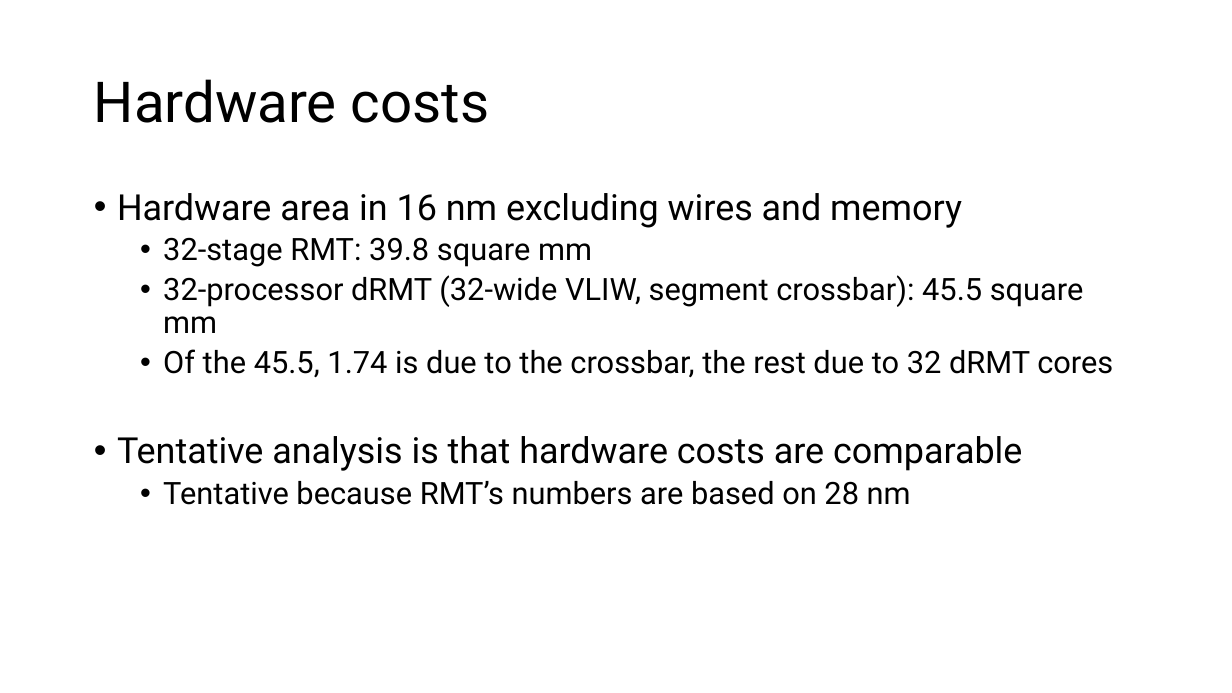
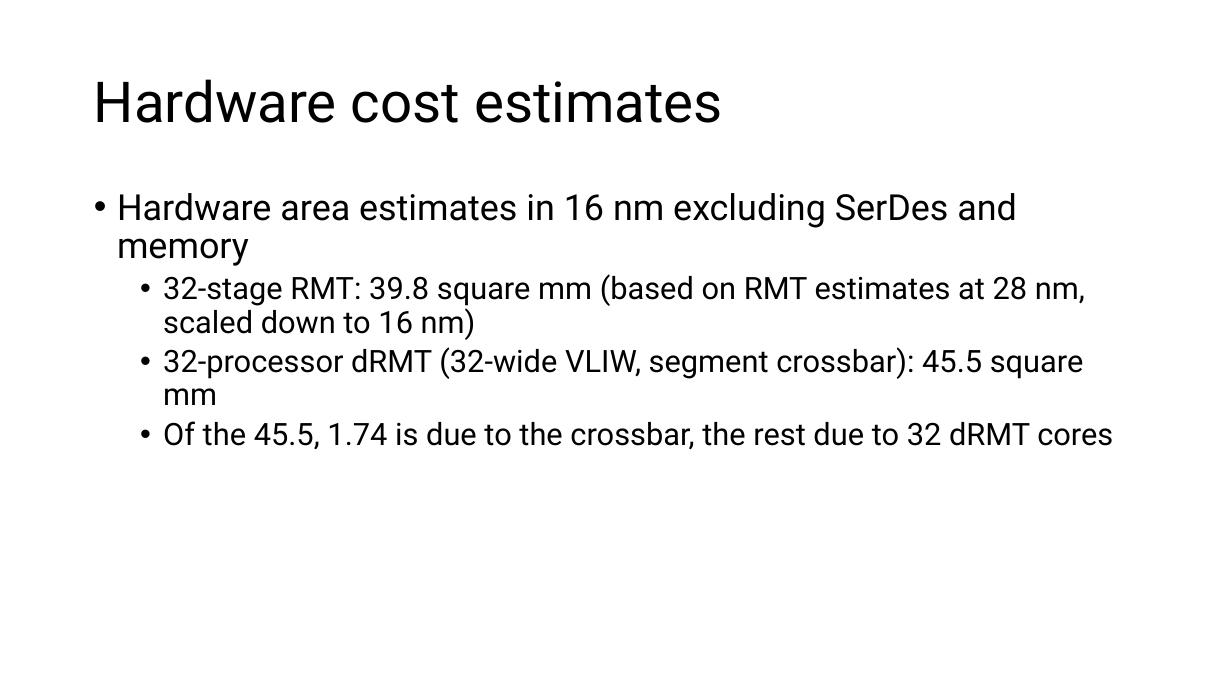
Before and after one commit to anirudhSK/drmt_talk, a slide deck: slide 33 of drmt.pptx (slide 34 before the commit). Drawn at 1232x693 pixels with LibreOffice and Linux fonts; fonts in the diff are those of the drawing. Boxes give left, top, right and bottom in pixels: in the first picture for what was removed or moved away, otherwise in the second. Text is boxed around its words. In the diff, an @@ line names an element or a change of style, - is before the commit and + after.

```diff
--- a/drmt.pptx
+++ b/drmt.pptx
@@ title at box(94, 79, 723, 123): text changed @@
-Hardware costs
+Hardware cost estimates
@@ text at box(117, 193, 1085, 340): text changed; size 28 to 24 pt @@
-• Hardware area in 16 nm excluding wires and memory
-  • 32-stage RMT: 39.8 square mm
+• Hardware area estimates in 16 nm excluding SerDes and memory
+  • 32-stage RMT: 39.8 square mm (based on RMT estimates at 28 nm, scaled down to 16 nm)
@@ text at box(117, 436, 1022, 505): paragraphs removed @@
-• Tentative analysis is that hardware costs are comparable
-  • Tentative because RMT’s numbers are based on 28 nm
```
Also in this commit, not shown: 1 other slide changed.
